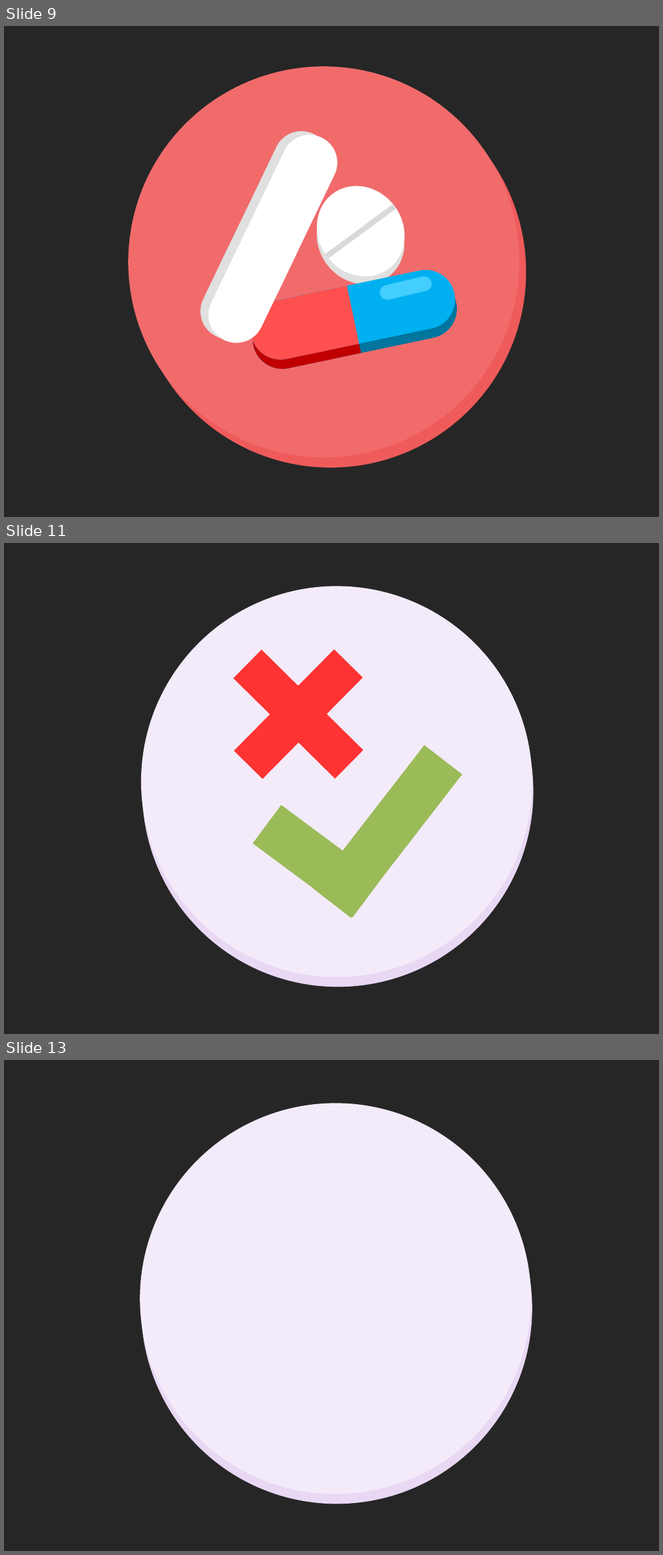
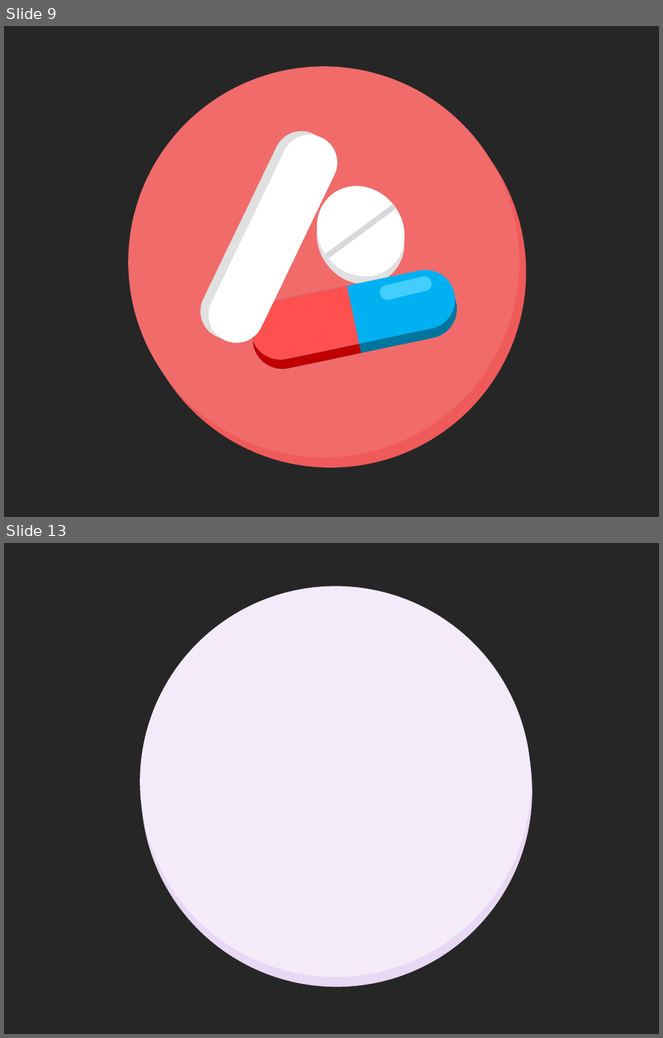
Before and after one commit to gustavogitzel/Discussex, a slide deck: Rascunhos/Logo - PP2.pptx. Shown one above the other, each under a label of ours: slides 9, 11 and 13 before the commit, slides 9 and 13 after it; the slides between them are not shown. The pictures are 663x1555 and 663x1038 pixels, drawn with LibreOffice and Linux fonts; fonts in the diff are those of the drawing. Boxes give left, top, right and bottom in pixels: in the first picture for what was removed or moved away, otherwise in the second. Text is boxed around its words. In the diff, an @@ line names an element or a change of style, - is before the commit and + after.

```diff
--- a/Rascunhos/Logo - PP2.pptx
+++ b/Rascunhos/Logo - PP2.pptx
@@ slide 11 removed at bbox=[4, 543, 659, 1034], background #262626 @@
@@ ellipse removed at bbox=[141, 587, 532, 977] @@
@@ ellipse removed at bbox=[142, 596, 533, 987] @@
@@ rectangle removed at bbox=[233, 650, 363, 778] @@
@@ rectangle removed at bbox=[235, 650, 363, 779] @@
@@ rectangle removed at bbox=[313, 745, 462, 918] @@
@@ rectangle removed at bbox=[253, 805, 381, 918] @@
```
Also in this commit, not shown: 3 slides added, 2 other slides removed, 3 other files.
